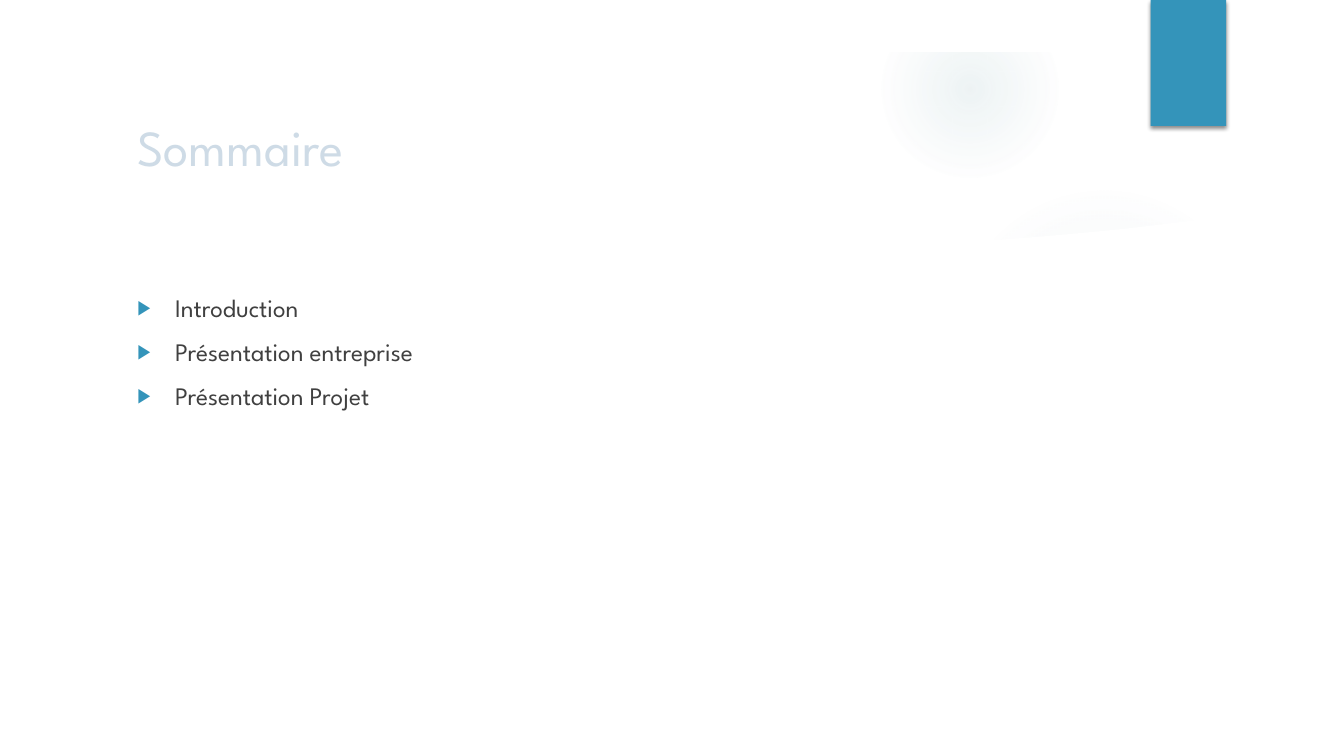
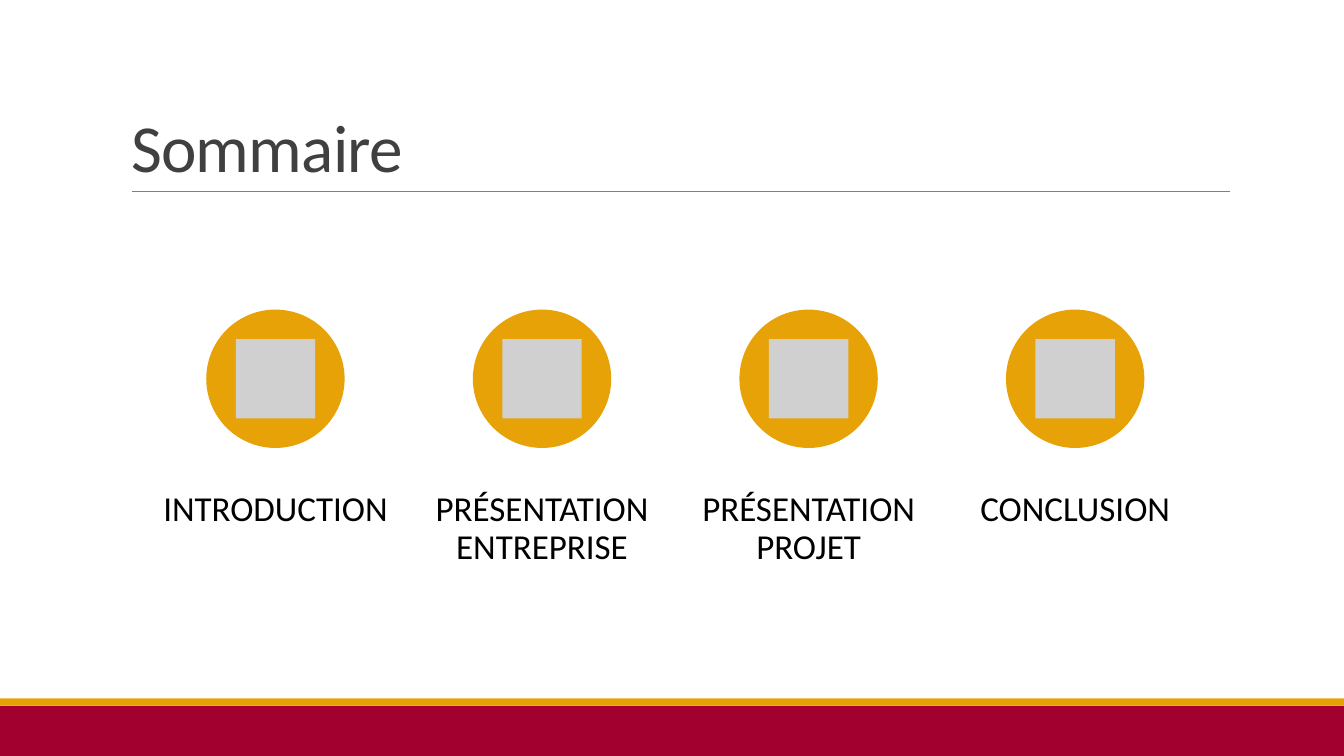
Before and after one commit to SteBoun/SFL2_ChaineDeFroid, a slide deck: slide 2 of Diaporama/DIAPO_01.pptx. Drawn at 1344x756 pixels with LibreOffice and Linux fonts; fonts in the diff are those of the drawing; grey boxes stand for pictures; background and template pictures are left out. Boxes give left, top, right and bottom in pixels: in the first picture for what was removed or moved away, otherwise in the second. Text is boxed around its words. In the diff, an @@ line names an element or a change of style, - is before the commit and + after.

```diff
--- a/Diaporama/DIAPO_01.pptx
+++ b/Diaporama/DIAPO_01.pptx
@@ group removed at [0, 0, 1344, 756]: 5 ellipses, 3 freeform shapes @@
@@ rectangle removed at [1150, 0, 1226, 126] @@
@@ title "Sommaire" at [131, 126, 403, 173]: size 36 to 48 pt, font League Spartan to Calibri, text colour #CEDBE6 to #404040, letter spacing 0 to -0.5 pt; line spacing 1 to 0.85; vertical alignment middle to bottom @@
@@ line added from (132, 192) to (1231, 192), #808080 0.5 pt @@
@@ text removed at [175, 299, 413, 411] @@
-▶ Introduction
-▶ Présentation entreprise
-▶ Présentation Projet
@@ group added at [163, 310, 1170, 560]: 4 ellipses, 4 pictures, 4 texts @@
+INTRODUCTION
+PRÉSENTATION ENTREPRISE
+PRÉSENTATION PROJET
+CONCLUSION
@@ rectangle added at [0, 706, 1344, 756], fill #A20130 @@
@@ rectangle added at [0, 699, 1344, 706], fill #E7A207 @@
```
Also in this commit, not shown: 6 other slides changed.
